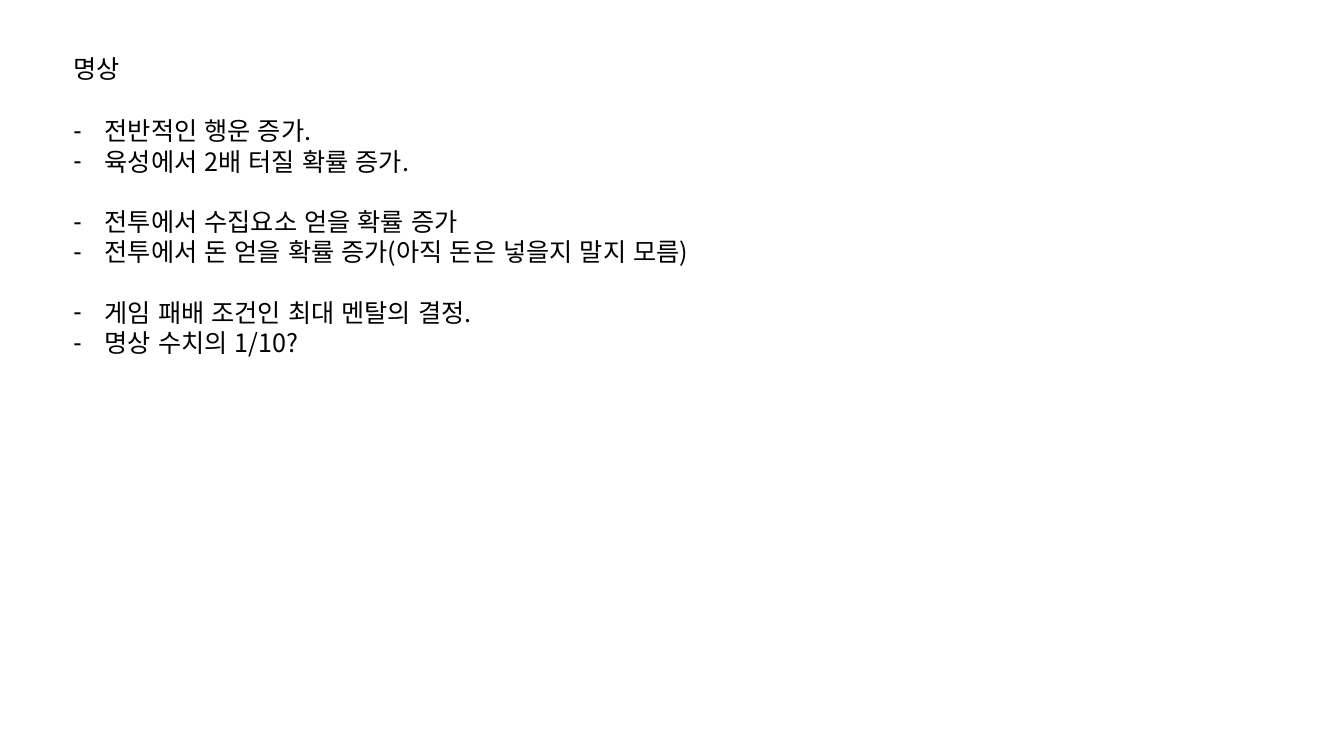
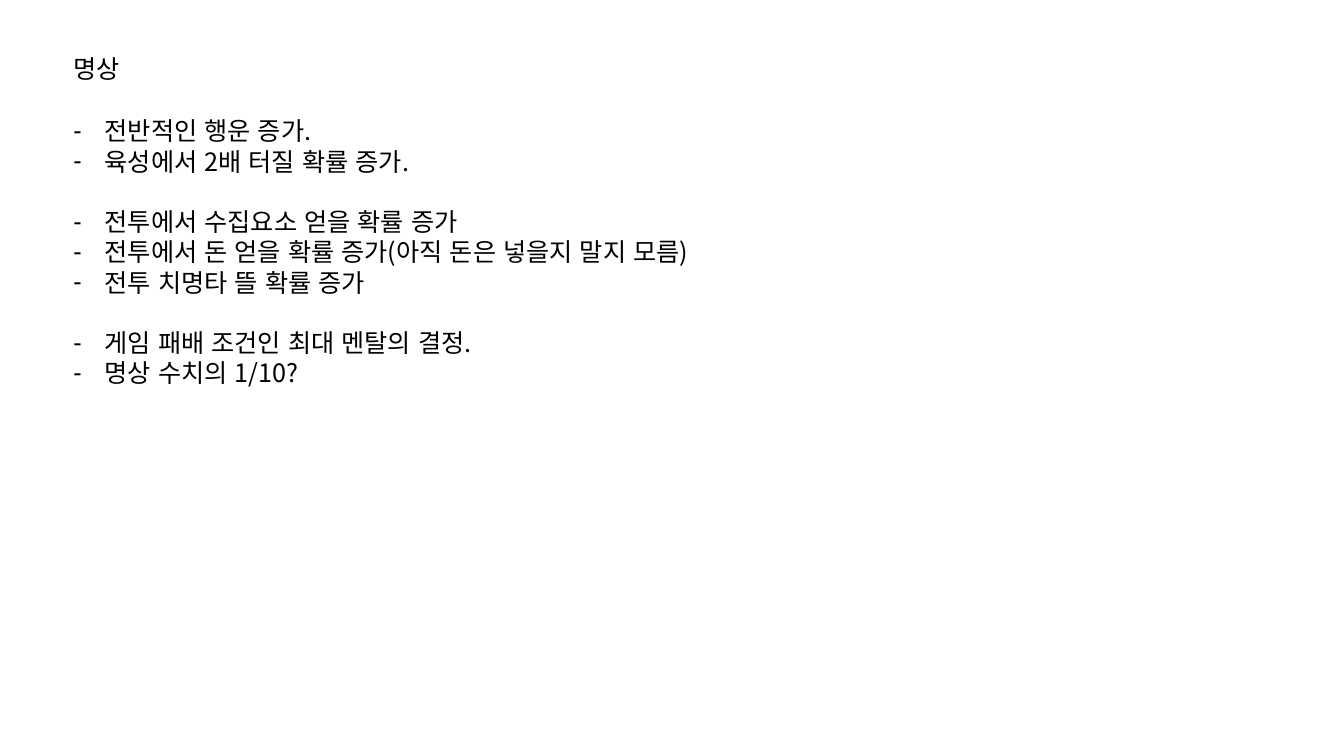
Before and after one commit to IdfKLeh/capstone, a slide deck: slide 5 of 육성.pptx. Drawn at 1344x756 pixels with LibreOffice and Linux fonts; fonts in the diff are those of the drawing. Boxes give left, top, right and bottom in pixels: in the first picture for what was removed or moved away, otherwise in the second. Text is boxed around its words. In the diff, an @@ line names an element or a change of style, - is before the commit and + after.

```diff
--- a/육성.pptx
+++ b/육성.pptx
@@ text at [105,271,364,294]: paragraph added @@
+– 전투 치명타 뜰 확률 증가
```
Also in this commit, not shown: 2 other slides changed, 3 other files.
